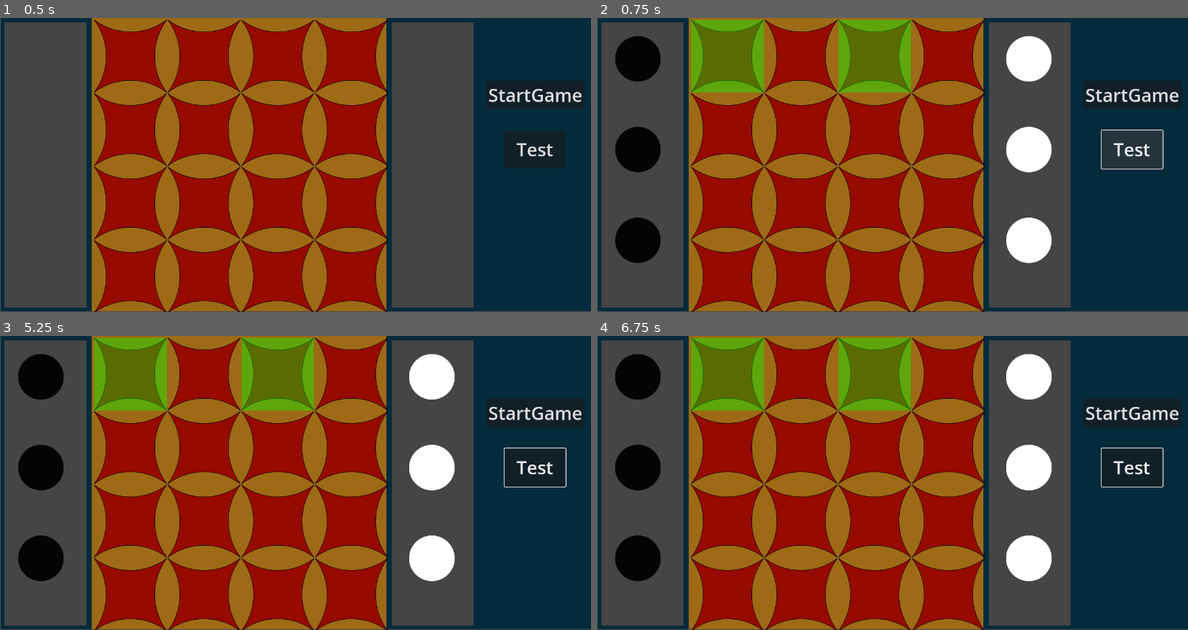
Above: before the commit, frames 1-4 (two rows, left to right).
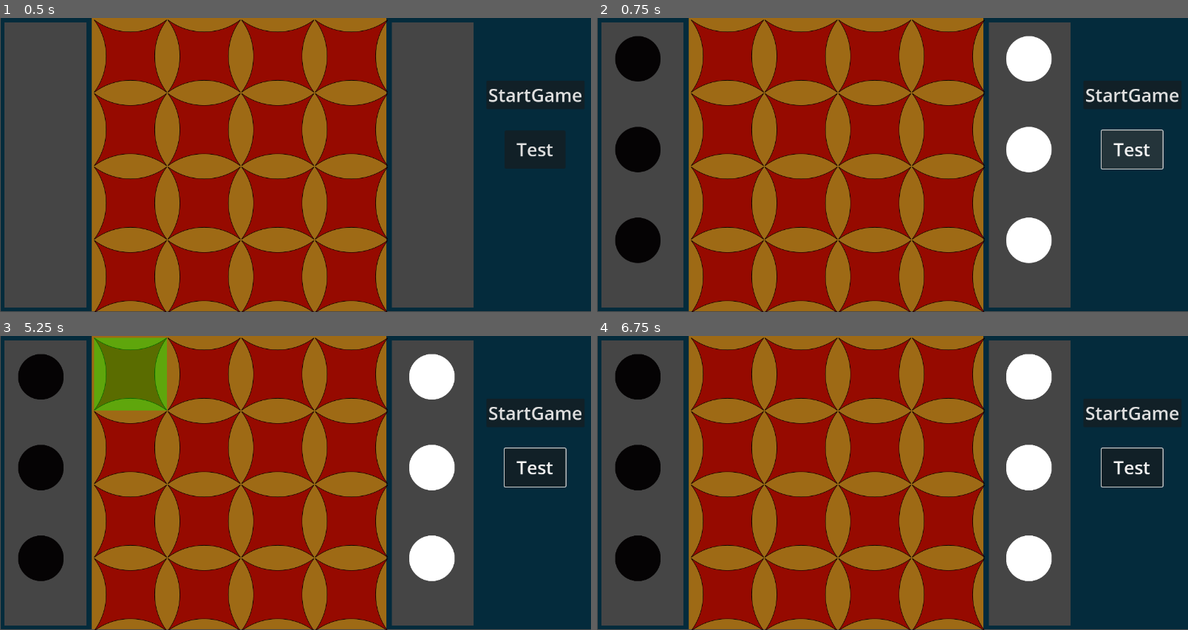
Above: after the commit, the same moments.

Repository: Abdelrahman-Sherif-Fayez/Gobblet-Game
Game: Godot game, scene res://gui.tscn
The game is run twice, just before and just after one commit, with the same random seed, the same clock (stepped at 60 frames per second) and the same inputs.
Inputs (mouse positions are in pixels of both pictures, inside the frame that each line leads up to):
- Up to frame 1 (0.5 s): no input
- Up to frame 2 (0.75 s): click "Test" at 0.5 s
- Up to frame 3 (5.25 s): click "StartGame" at 1.25 s; click "StartGame" at 2 s; click "Test" at 2.75 s; click "StartGame" at 3.5 s; click "Test" at 4.25 s; tap Enter at 5 s; move the mouse to (425, 468) at 5.02 s; press the mouse at (425, 468) at 5.03 s
- Up to frame 4 (6.75 s): tap Space at 5.75 s; move the mouse to (774, 497) at 5.77 s; release the mouse at (774, 497) at 5.78 s; right-click (774, 497) at 5.85 s; click (774, 497) at 5.92 s; tap Enter at 6.5 s; move the mouse to (951, 418) at 6.52 s; press the mouse at (951, 418) at 6.53 s

Frame 1 is identical in both runs. In frame 2, 6.1% of the frame differs, in the area x 15-54%, y 0-26%; in frame 3, 3.0%; in frame 4, 6.1%.

Commit message:
has won done

Diff:
--- a/Bitboard.gd
+++ b/Bitboard.gd
@@ -42,7 +42,7 @@
 		fromList = white_pieces
 	var fromBit = (1 << move.from)
 	var toBit = (1 << move.to)
-	for i in range(3,0,-1):
+	for i in range(3,-1,-1):
 		if (fromList[i] & fromBit) != 0:
 			fromList[i] &= ~fromBit
 			fromList[i] |= toBit
@@ -52,8 +52,67 @@
 	white_pieces = [0,0,0,0]
 	black_pieces = [0,0,0,0]
 
-func has_won(bitboard):
-	pass
+func has_won() -> String:
+	var top_view = get_top_view_board()
+	var top_view_white = top_view["white"]
+	var top_view_black = top_view["black"]
+
+	if check_winner(top_view_white):
+		return "White wins"
+	elif check_winner(top_view_black):
+		return "Black wins"
+	else:
+		return "Game continues"
+
+func check_winner(pieces: Array) -> bool:
+	var combined = 0
+	for bitboard in pieces:
+		combined |= bitboard
+
+	# Check horizontal, vertical, and diagonal win conditions
+	return check_horizontal(combined) or check_vertical(combined) or check_diagonal(combined)
+
+func check_horizontal(bitboard: int) -> bool:
+	# Check all horizontal lines for four in a row
+	var mask = 0b0001000100010001
+	for _i in range(4):
+		if (bitboard & mask) == mask:
+			return true
+		mask <<= 1
+	return false
+
+func check_vertical(bitboard: int) -> bool:
+	# Check all vertical lines for four in a row
+	var mask = 0b0000000000001111
+	for _i in range(4):
+		if (bitboard & mask) == mask:
+			return true
+		mask <<= 4
+	return false
+
+func check_diagonal(bitboard: int) -> bool:
+	# Check both diagonals for four in a row
+	var diag1_mask = 0b1000010000100001
+	var diag2_mask = 0b0001001001001000
+	return (bitboard & diag1_mask) == diag1_mask or (bitboard & diag2_mask) == diag2_mask
+
+func get_top_view_board() -> Dictionary:
+	var top_view_white = [0,0,0,0]
+	var top_view_black = [0,0,0,0]
+
+	# Process from largest to smallest pieces
+	for size in range(3, -1, -1):
+		top_view_white[size] = white_pieces[size] & ~get_covered_bits(black_pieces, size)
+		top_view_black[size] = black_pieces[size] & ~get_covered_bits(white_pieces, size)
+
+	return {"white": top_view_white, "black": top_view_black}
+
+func get_covered_bits(opponent_pieces: Array, current_size: int) -> int:
+	var covered_bits = 0
+	# Any piece larger than the current size can cover it
+	for size in range(current_size + 1, 4):
+		covered_bits |= opponent_pieces[size]
+	return covered_bits
 
 func generate_move_set(isBlackMove):
 	pass
--- a/Bot.gd
+++ b/Bot.gd
@@ -11,5 +11,5 @@
 func search_moves(isBlackMove, depth, alpha, beta):
 	pass
 
-func evaluate_position(isBlackMove, bitboard):
+func evaluate_position(isBlackMove, bitboardToEval):
 	pass
--- a/GUI.gd
+++ b/GUI.gd
@@ -148,9 +148,19 @@
 
 
 func _on_test_button_pressed():
+
+	# Initializing test bitboards
+	var test_white_pieces = [0b0000000000000000, 0b0000000000000000, 0b0000000000000000, 0b0000000000000000]
+	var test_black_pieces = [0b0000000000000000, 0b0000000000000000, 0b0000000000000000, 0b0000000000000000]
+
+	# Set the board with these test states
+	bitboard.set_board(test_white_pieces, test_black_pieces)
+
+	# Call the has_won function and print the result
+	var result = bitboard.has_won()
+	print(result)
 	#Initializing Black and White Pieces (3 stacks with 4 pieces for each)
 	Initialize_gobblet_board()
-	set_board_filter(5)
 
 
 func _on_start_game_button_pressed():
